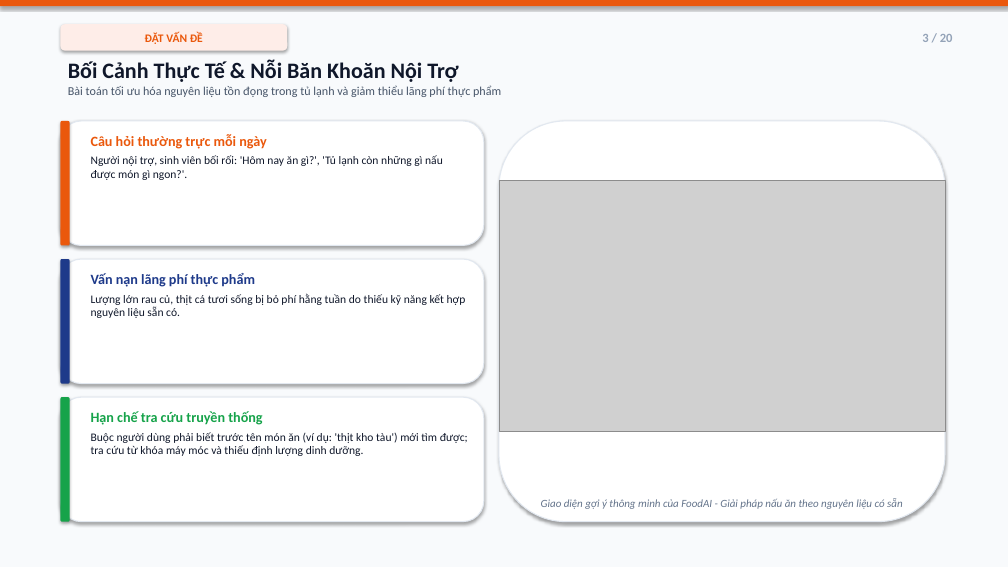
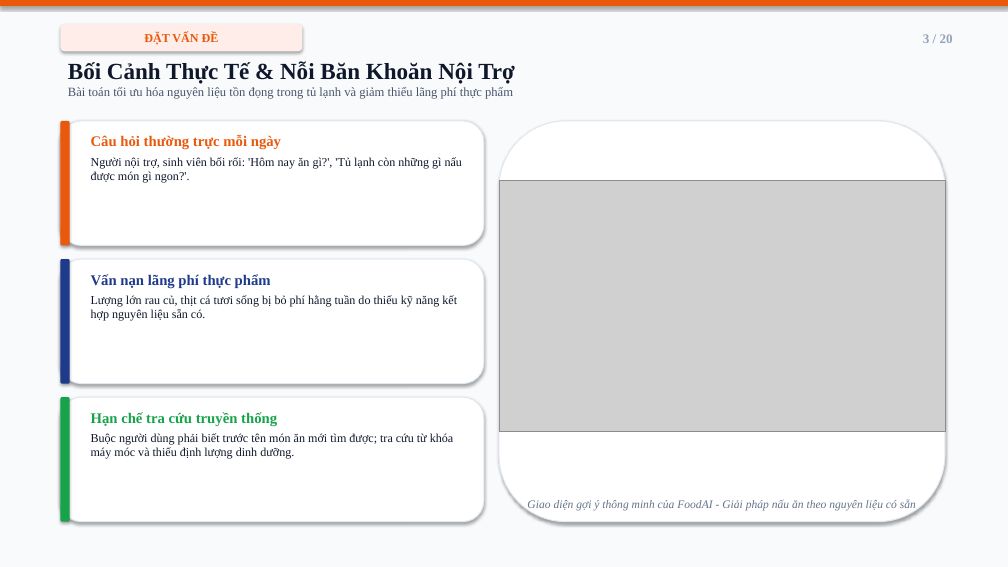
Before and after one commit to T-glonk/DoAnTriTueNhanTao, a slide deck: slide 3 of FoodAI_Slide_Thuyet_Trinh_20_Slides.pptx. Drawn at 1008x567 pixels with LibreOffice and Linux fonts; fonts in the diff are those of the drawing; grey boxes stand for pictures. Boxes give left, top, right and bottom in pixels: in the first picture for what was removed or moved away, otherwise in the second. Text is boxed around its words. In the diff, an @@ line names an element or a change of style, - is before the commit and + after.

```diff
--- a/FoodAI_Slide_Thuyet_Trinh_20_Slides.pptx
+++ b/FoodAI_Slide_Thuyet_Trinh_20_Slides.pptx
@@ rounded rectangle "ĐẶT VẤN ĐỀ": place and size @@
-rounded rectangle "ĐẶT VẤN ĐỀ" at [60,24,287,51]
+rounded rectangle "ĐẶT VẤN ĐỀ" at [60,24,302,51]
@@ rounded rectangle "ĐẶT VẤN ĐỀ" at [60,24,302,51]: size 11 to 11.5 pt, font Calibri to Times New Roman @@
@@ text "3 / 20" at [923,34,953,43]: size 12 to 12.5 pt, font Calibri to Times New Roman @@
@@ text "Bối Cảnh Thực Tế & ..." at [68,61,515,99]: size 21 to 22 pt in "Bối Cảnh Thực Tế & Nỗi Băn ..."; font Calibri to Times New Roman; size 11.5 to 12 pt in "Bài toán tối ưu hóa nguyên liệu ..." @@
@@ text "Câu hỏi thường trực mỗi ..." at [91,135,462,183]: size 13.5 to 14 pt in "Câu hỏi thường trực mỗi ngày"; font Calibri to Times New Roman; size 11 to 11.5 pt in "Người nội trợ, sinh viên bối rối: ..." @@
@@ text "Vấn nạn lãng phí thực ..." at [91,274,457,321]: size 13.5 to 14 pt in "Vấn nạn lãng phí thực phẩm"; font Calibri to Times New Roman; size 11 to 11.5 pt in "Lượng lớn rau củ, thịt cá tươi ..." @@
@@ text at [91,412,277,426]: size 13.5 to 14 pt, font Calibri to Times New Roman in "Hạn chế tra cứu truyền thống" @@
@@ text at [91,433,454,459]: text changed; size 11 to 11.5 pt; font Calibri to Times New Roman @@
-Buộc người dùng phải biết trước tên món ăn (ví dụ: 'thịt kho tàu') mới tìm được; tra cứu từ khóa máy móc và thiếu định lượng dinh dưỡng.
+Buộc người dùng phải biết trước tên món ăn mới tìm được; tra cứu từ khóa máy móc và thiếu định lượng dinh dưỡng.
@@ text "Giao diện gợi ý thông ..." at [527,499,916,511]: size 10.5 to 11 pt, font Calibri to Times New Roman @@
```
Also in this commit, not shown: 19 other slides changed, 1 other file.
